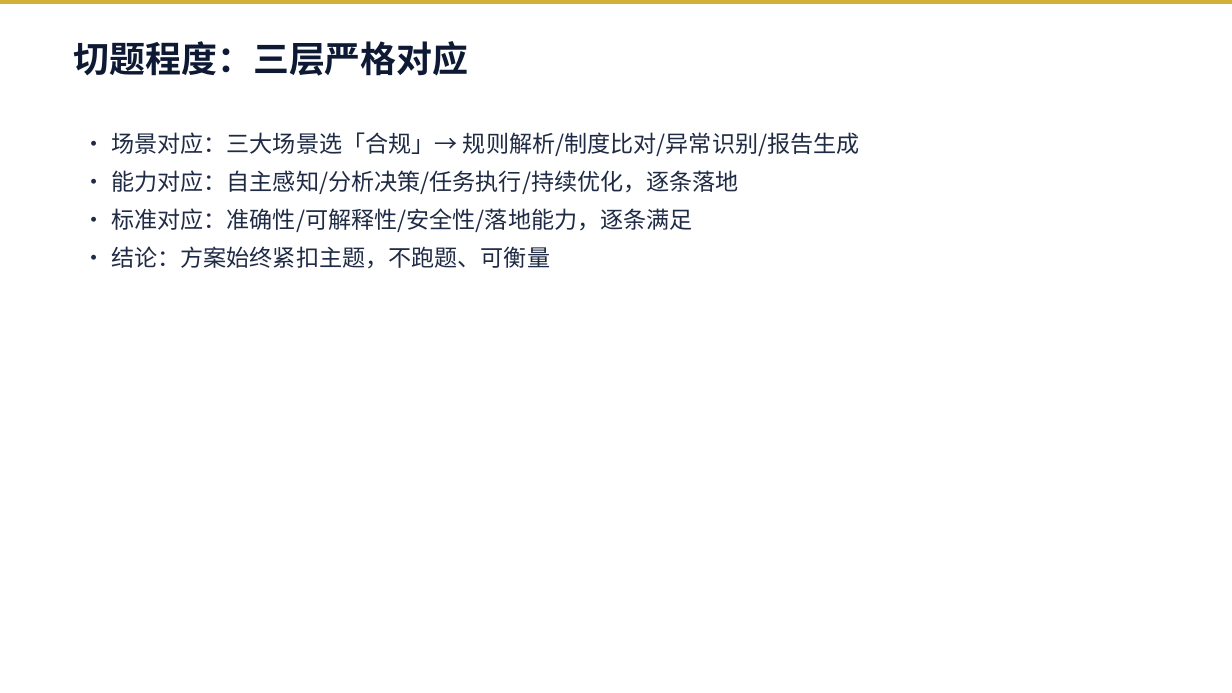
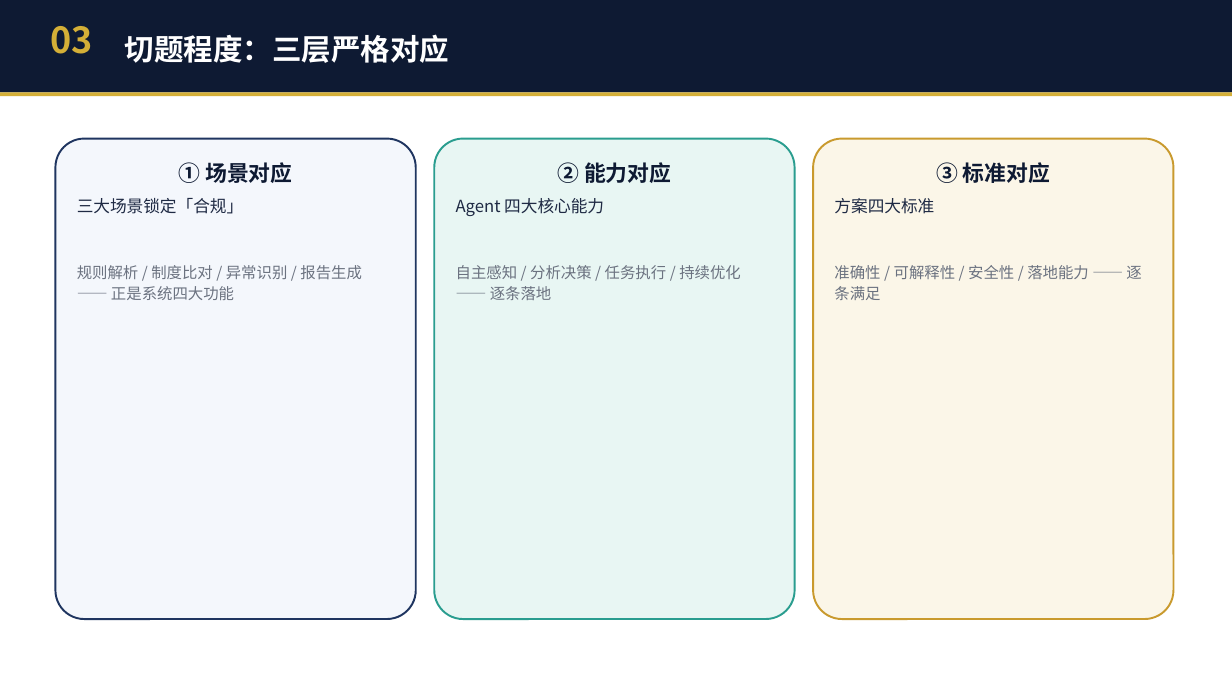
Before and after one commit to JackMA-SYSU/cfa-compliance-assistant, a slide deck: slide 4 of 商策PPT_暑假不回家队.pptx. Drawn at 1232x693 pixels with LibreOffice and Linux fonts; fonts in the diff are those of the drawing. Boxes give left, top, right and bottom in pixels: in the first picture for what was removed or moved away, otherwise in the second. Text is boxed around its words. In the diff, an @@ line names an element or a change of style, - is before the commit and + after.

```diff
--- a/商策PPT_暑假不回家队.pptx
+++ b/商策PPT_暑假不回家队.pptx
@@ rectangle: place and size @@
-rectangle at bbox=[0, 0, 1232, 4]
+rectangle at bbox=[0, 0, 1232, 92]
@@ rectangle at bbox=[0, 0, 1232, 92]: fill #D4AF37 to #0E1A33 @@
@@ text added at bbox=[51, 26, 93, 54], 28 pt, text #D4AF37, bold @@
+03
@@ text "切题程度：三层严格对应": place and size @@
-text "切题程度：三层严格对应" at bbox=[74, 41, 469, 76]
+text "切题程度：三层严格对应" at bbox=[125, 34, 450, 63]
@@ text "切题程度：三层严格对应" at bbox=[125, 34, 450, 63]: size 28 to 23 pt, text colour #0E1A33 to #FFFFFF; vertical alignment top to middle @@
@@ rectangle added at bbox=[0, 92, 1232, 96], fill #D4AF37 @@
@@ rounded rectangle added at bbox=[55, 139, 416, 619], fill #F4F7FC, outline #1F3560 1.5 pt, 12 pt, text #6B7280 @@
+① 场景对应
+三大场景锁定「合规」
+规则解析 / 制度比对 / 异常识别 / 报告生成 —— 正是系统四大功能
@@ text removed at bbox=[111, 132, 860, 269] @@
-• 场景对应：三大场景选「合规」→ 规则解析/制度比对/异常识别/报告生成
-• 能力对应：自主感知/分析决策/任务执行/持续优化，逐条落地
-• 标准对应：准确性/可解释性/安全性/落地能力，逐条满足
-• 结论：方案始终紧扣主题，不跑题、可衡量
@@ rounded rectangle added at bbox=[434, 139, 795, 619], fill #E8F6F3, outline #2A9D8F 1.5 pt, 12 pt, text #6B7280 @@
+② 能力对应
+Agent 四大核心能力
+自主感知 / 分析决策 / 任务执行 / 持续优化 —— 逐条落地
@@ rounded rectangle added at bbox=[813, 139, 1174, 619], fill #FBF6E8, outline #C99A2E 1.5 pt, 12 pt, text #6B7280 @@
+③ 标准对应
+方案四大标准
+准确性 / 可解释性 / 安全性 / 落地能力 —— 逐条满足
```
Also in this commit, not shown: 15 other slides changed, 1 other file.
